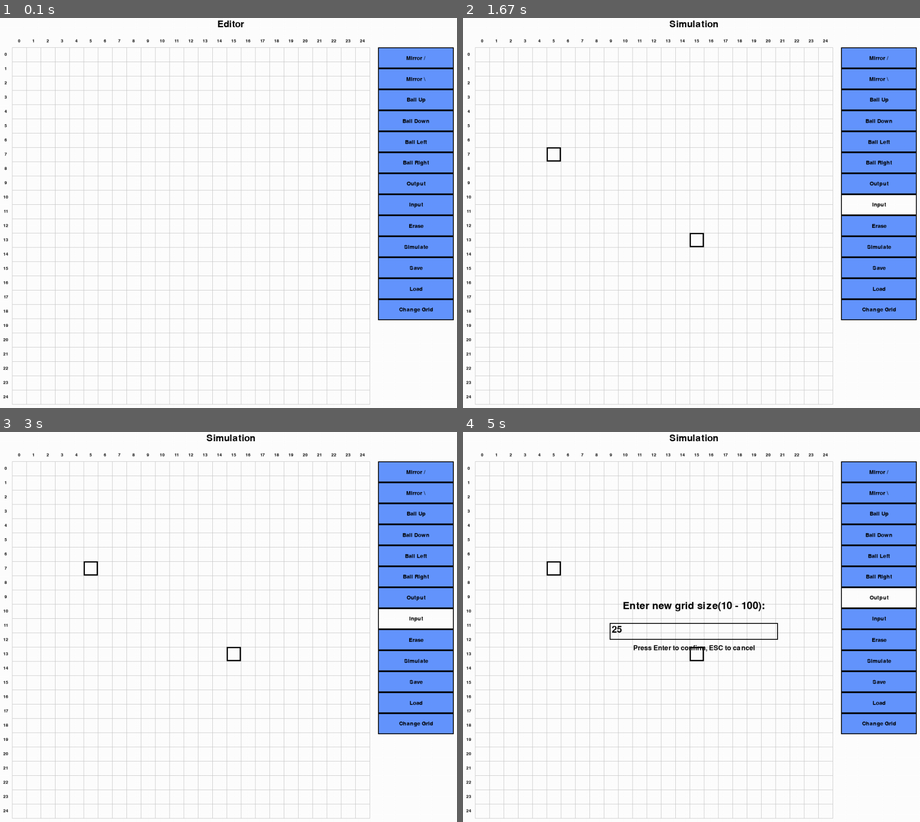
Above: before the commit, frames 1-4 (two rows, left to right).
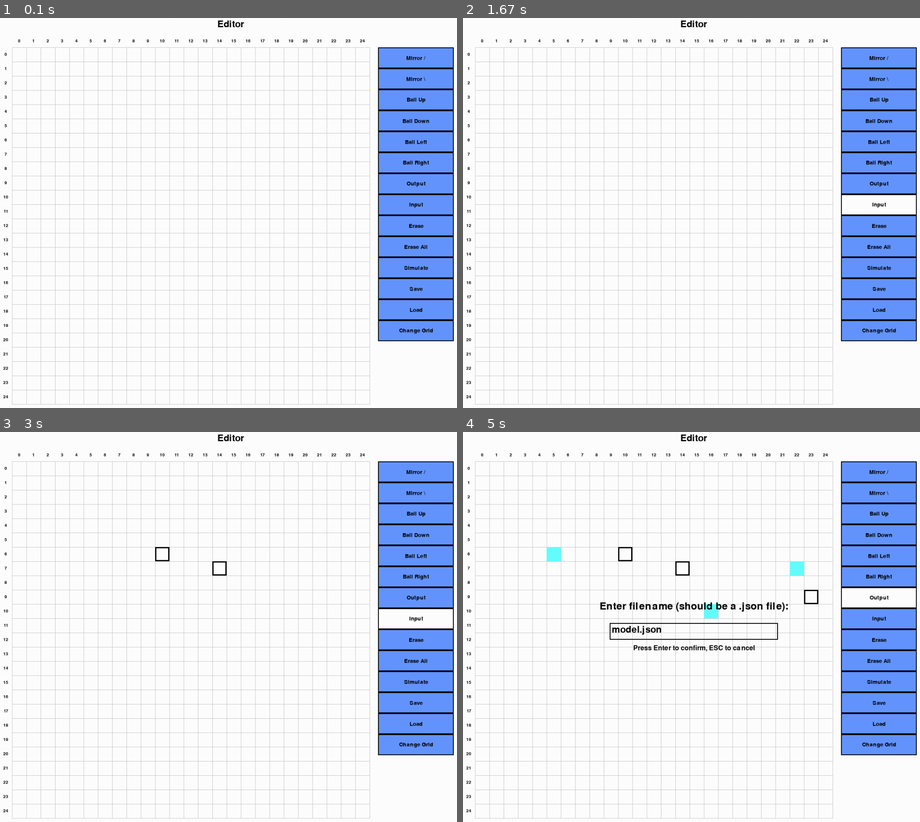
Above: after the commit, the same moments.

Repository: ehamer1248/billiard_ball_computing
Game: pygame game, started from billiard_pygame.py
The game is run twice, just before and just after one commit, with the same random seed, the same clock (stepped at 60 frames per second) and the same inputs.
Inputs (mouse positions are in pixels of both pictures, inside the frame that each line leads up to):
- Up to frame 1 (0.1 s): no input
- Up to frame 2 (1.67 s): click (842, 205) at 0.38 s; click (696, 244) at 0.72 s; click (549, 158) at 1.05 s; click (878, 248) at 1.38 s, where only the run after the commit has a clickable "Erase All"
- Up to frame 3 (3 s): click "Change Grid" at 1.72 s; type "ann" at 2 s; tap Enter at 2.33 s; click (214, 564) at 2.55 s; click (164, 549) at 2.88 s
- Up to frame 4 (5 s): click (814, 595) at 3.22 s; click (860, 599) at 3.55 s; click (792, 560) at 3.88 s; click (558, 552) at 4.22 s; click (714, 615) at 4.55 s; click (860, 724) at 4.88 s

The runs differ from the first frame. In frame 1, 1.1% of the frame differs, in the area x 82-100%, y 58-83%; in frame 2, 1.3%; in frame 3, 1.4%; in frame 4, 2.4%, in the area x 18-100%, y 0-83%.

Commit message:
added erase all button in editing mode

Diff:
--- a/billiard_pygame.py
+++ b/billiard_pygame.py
@@ -470,6 +470,8 @@
     for b in balls:
         b.reset()
     return balls, mirrors, outputs, inputs
+
+
 def main():
 
     global balls, mirrors, outputs, inputs
@@ -489,10 +491,11 @@
         MenuButton(GRID_WIDTH + 50, button_y + (button_spacing * 6), 180, 50, "Output", "output",None),
         MenuButton(GRID_WIDTH + 50, button_y + (button_spacing * 7), 180, 50, "Input", "input",None),
         MenuButton(GRID_WIDTH + 50, button_y + (button_spacing * 8), 180, 50, "Erase", "erase",None),
-        MenuButton(GRID_WIDTH + 50, button_y + (button_spacing * 9), 180, 50, "Simulate", "mode",None),
-        MenuButton(GRID_WIDTH + 50, button_y + (button_spacing * 10), 180, 50, "Save", "save",None),
-        MenuButton(GRID_WIDTH + 50, button_y + (button_spacing * 11), 180, 50, "Load", "load",None),
-        MenuButton(GRID_WIDTH + 50, button_y + (button_spacing * 12), 180, 50, "Change Grid", "grid",None)
+        MenuButton(GRID_WIDTH + 50, button_y + (button_spacing * 9), 180, 50, "Erase All", "erase_all",None),
+        MenuButton(GRID_WIDTH + 50, button_y + (button_spacing * 10), 180, 50, "Simulate", "mode",None),
+        MenuButton(GRID_WIDTH + 50, button_y + (button_spacing * 11), 180, 50, "Save", "save",None),
+        MenuButton(GRID_WIDTH + 50, button_y + (button_spacing * 12), 180, 50, "Load", "load",None),
+        MenuButton(GRID_WIDTH + 50, button_y + (button_spacing * 13), 180, 50, "Change Grid", "grid",None)
 
     ]
 
@@ -551,6 +554,9 @@
                             new_grid_size = grid_prompt.show_prompt(screen)
                             if new_grid_size:
                                 balls, mirrors, outputs, inputs = change_grid_size(new_grid_size, balls, mirrors, outputs, inputs)
+                        elif button.type == "erase_all" and edit_mode:
+                            balls, mirrors, outputs, inputs = [], [], [], []
+
                         else:
                             print("tool button")
                             for b in menu_buttons:
